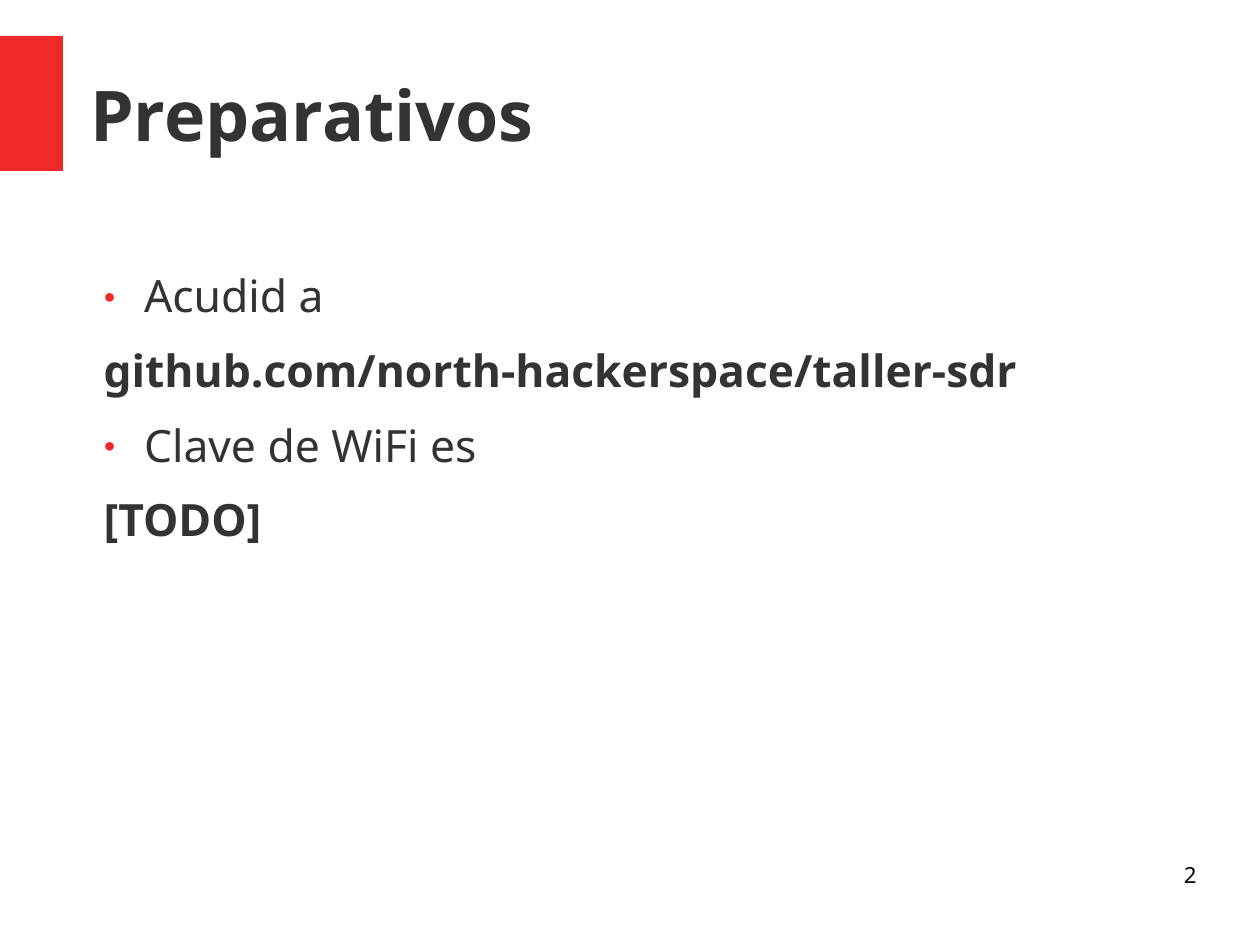
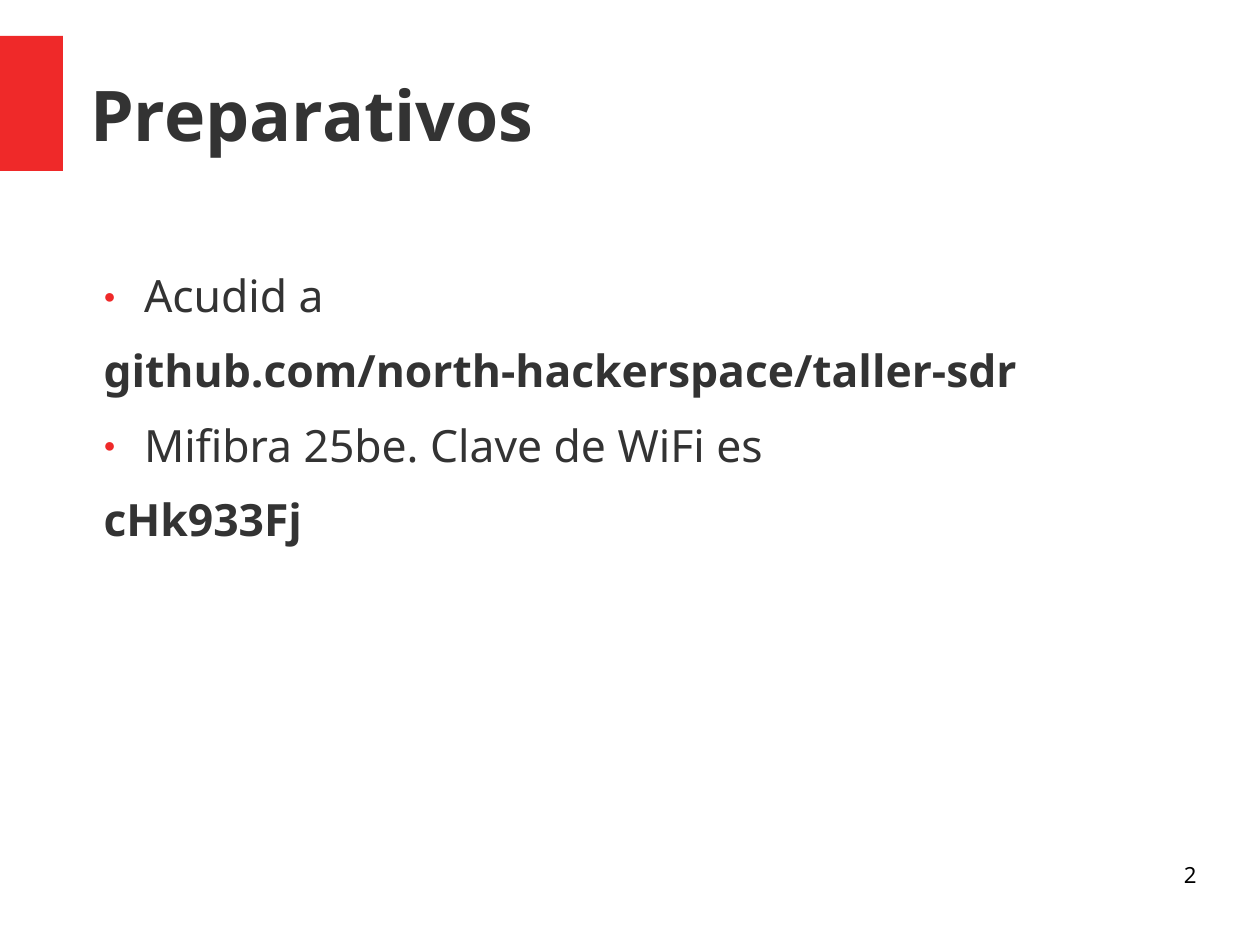
Before and after one commit to north-hackerspace/taller-sdr, a slide deck: slide 2 of sdr.ppt. Drawn at 1260x945 pixels with LibreOffice and Linux fonts; fonts in the diff are those of the drawing. Boxes give left, top, right and bottom in pixels: in the first picture for what was removed or moved away, otherwise in the second. Text is boxed around its words. In the diff, an @@ line names an element or a change of style, - is before the commit and + after.

```diff
--- a/sdr.ppt
+++ b/sdr.ppt
@@ text at <box>104,428,762,547</box>: text changed @@
-● Clave de WiFi es
-[TODO]
+● Mifibra 25be. Clave de WiFi es
+cHk933Fj
```
Also in this commit, not shown: 1 other slide changed.
